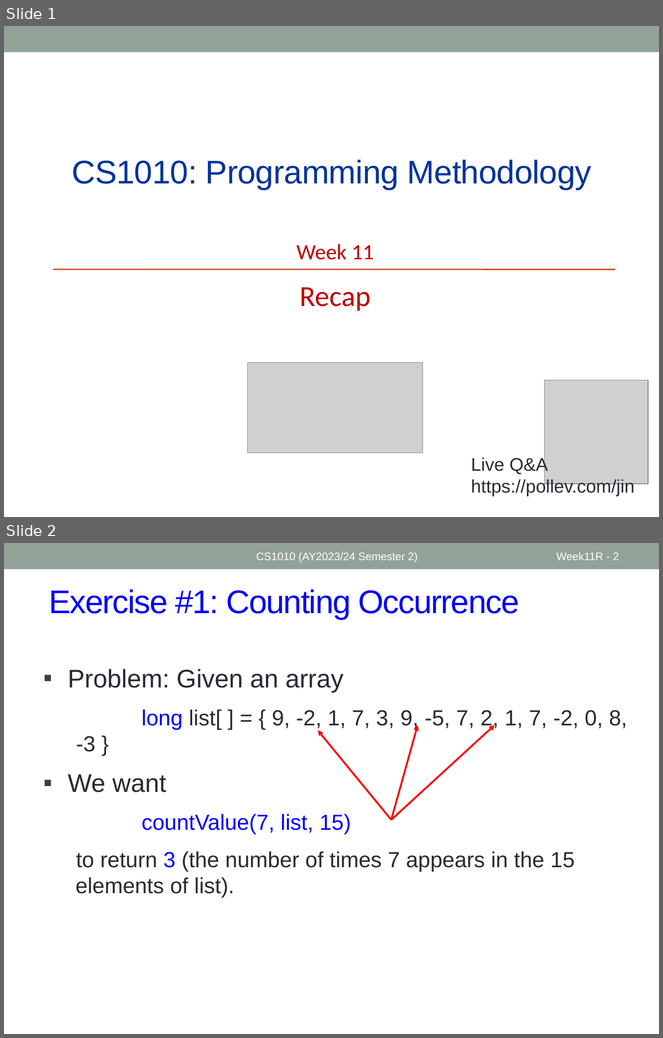
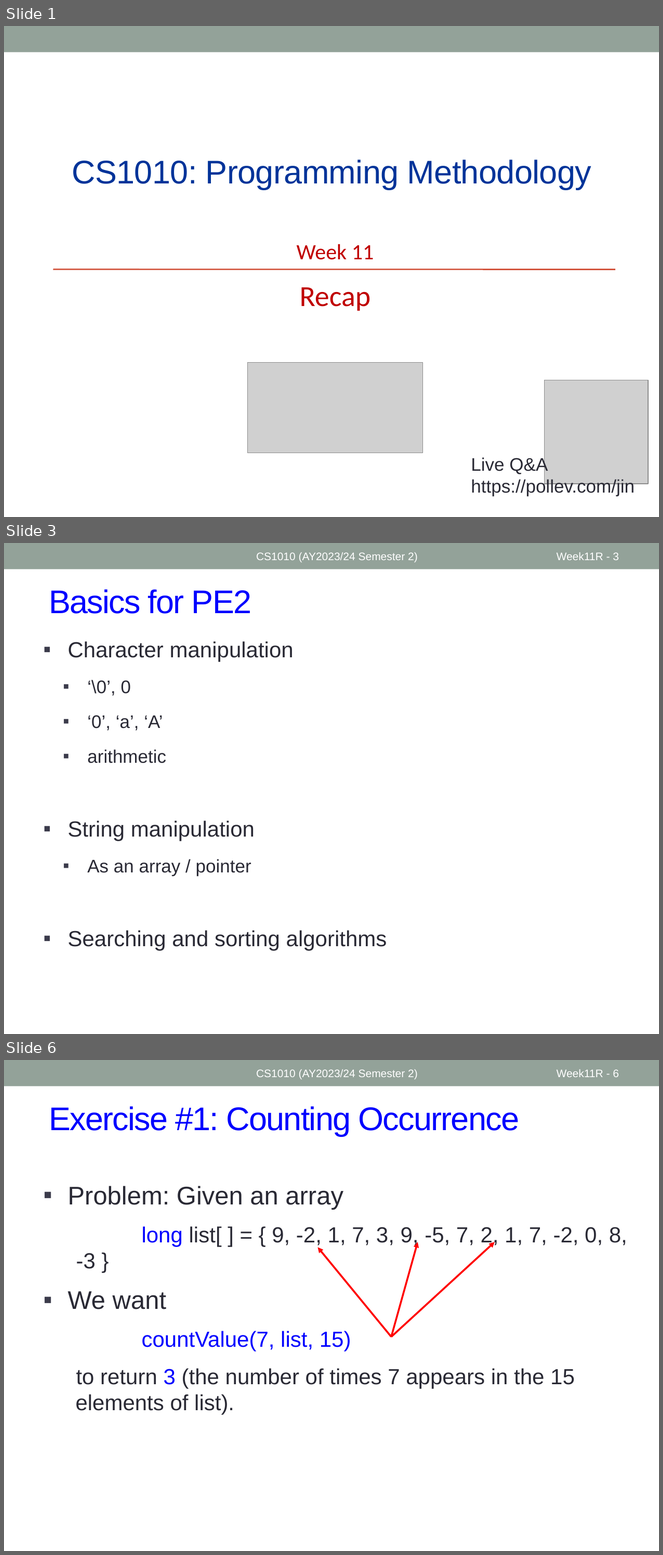
Before and after one commit to nus-cs1010-2425-s2/website, a slide deck: slides/Week11_Recap.pptx. Shown one above the other, each under a label of ours: slides 1 and 2 before the commit, slides 1, 3 and 6 after it; the slides between them are not shown. The pictures are 663x1038 and 663x1555 pixels, drawn with LibreOffice and Linux fonts; fonts in the diff are those of the drawing; grey boxes stand for pictures. Boxes give left, top, right and bottom in pixels: in the first picture for what was removed or moved away, otherwise in the second. Text is boxed around its words. In the diff, an @@ line names an element or a change of style, - is before the commit and + after.

```diff
--- a/slides/Week11_Recap.pptx
+++ b/slides/Week11_Recap.pptx
@@ slide 3 added at (x1=4, y1=543, x2=659, y2=1034), background #FFFFFF; not listed: 1 template element that a slide beside it also shows @@
@@ text added at (x1=256, y1=552, x2=418, y2=562), 12 pt, text #FFFFFF @@
+CS1010 (AY2023/24 Semester 2)
@@ page number added at (x1=557, y1=552, x2=619, y2=560), 12 pt, text #FFFFFF @@
+Week11R - 3
@@ title added at (x1=49, y1=589, x2=252, y2=614), 36 pt, text #0000FF @@
+Basics for PE2
@@ text added at (x1=68, y1=641, x2=387, y2=951), 24 pt, text #292934 @@
+▪ Character manipulation
+  ▪ ‘\0’, 0
+  ▪ ‘0’, ‘a’, ‘A’
+  ▪ arithmetic
+▪ String manipulation
+  ▪ As an array / pointer
+▪ Searching and sorting algorithms
@@ what was slide 2 is now slide 6 @@
@@ page number at (x1=557, y1=1069, x2=619, y2=1077): text changed @@
-Week11R - 2
+Week11R - 6
```
Also in this commit, not shown: 7 slides changed, 2 other slides added, 4 other files.
